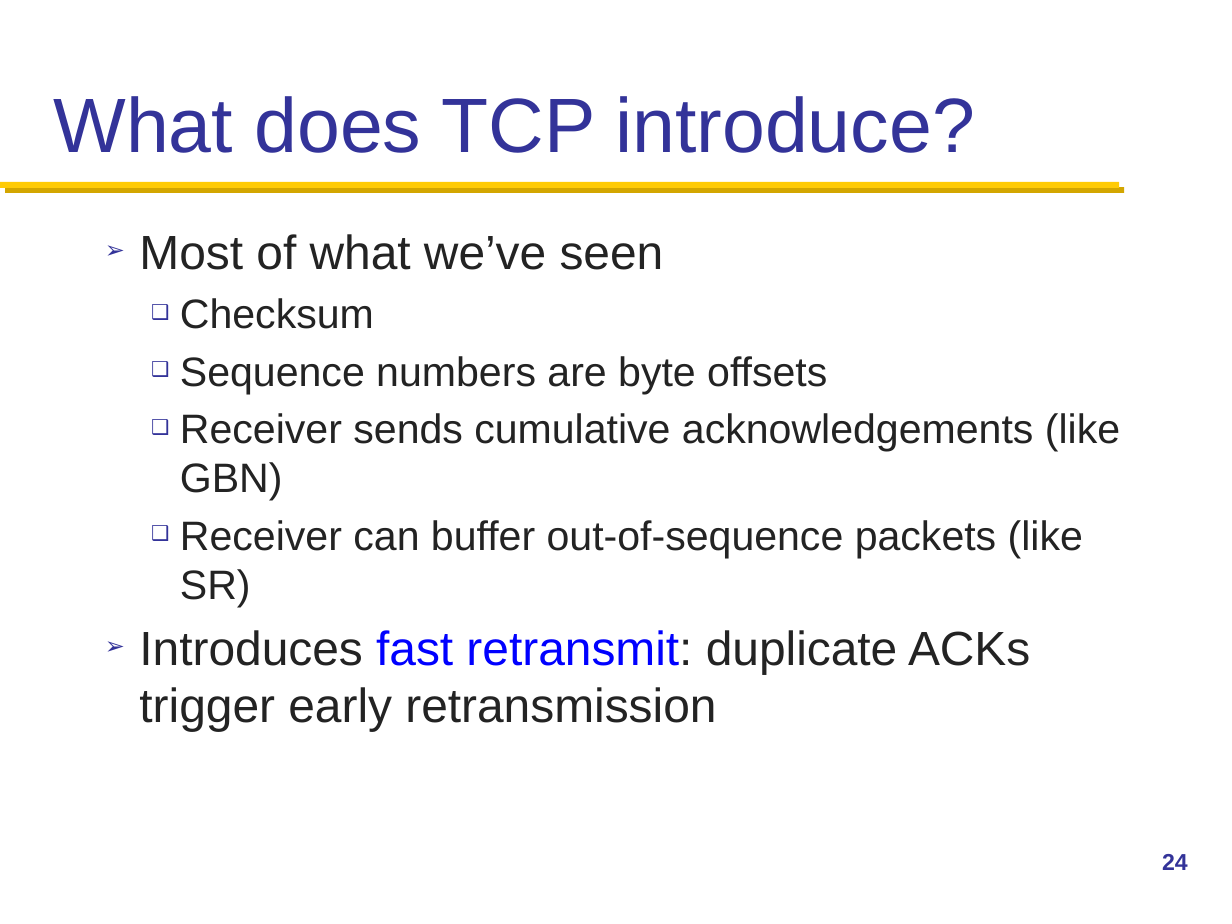
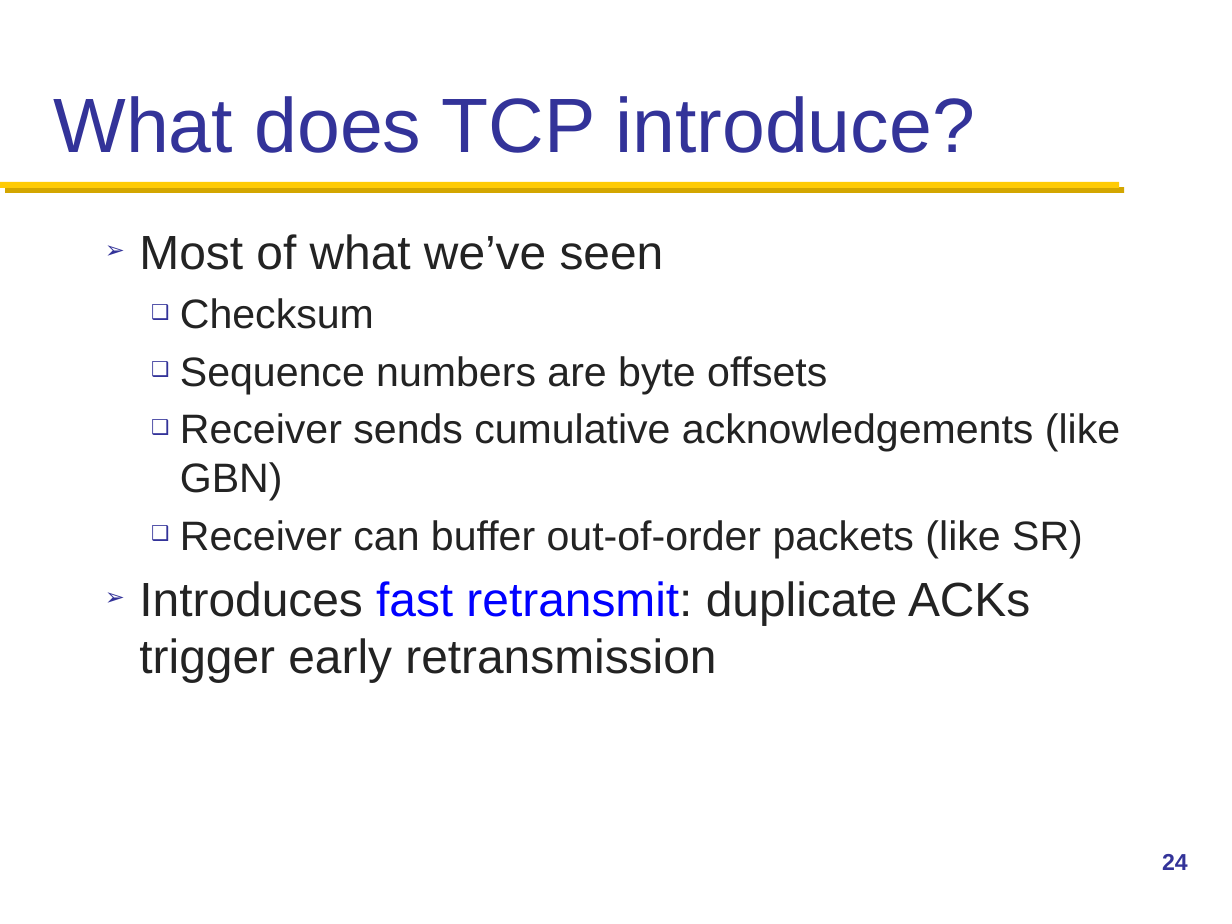
Before and after one commit to henryhxu/CSCI4430-ESTR4120, a slide deck: slide 24 of lec/lec7.pptx. Drawn at 1232x924 pixels with LibreOffice and Linux fonts; fonts in the diff are those of the drawing. Boxes give left, top, right and bottom in pixels: in the first picture for what was removed or moved away, otherwise in the second. Text is boxed around its words. In the diff, an @@ line names an element or a change of style, - is before the commit and + after.

```diff
--- a/lec/lec7.pptx
+++ b/lec/lec7.pptx
@@ text at [180,520,1083,558]: text changed @@
-  ❑ Receiver can buffer out-of-sequence packets (like SR)
+  ❑ Receiver can buffer out-of-order packets (like SR)
```
Also in this commit, not shown: 10 other slides changed, 2 slides added.
